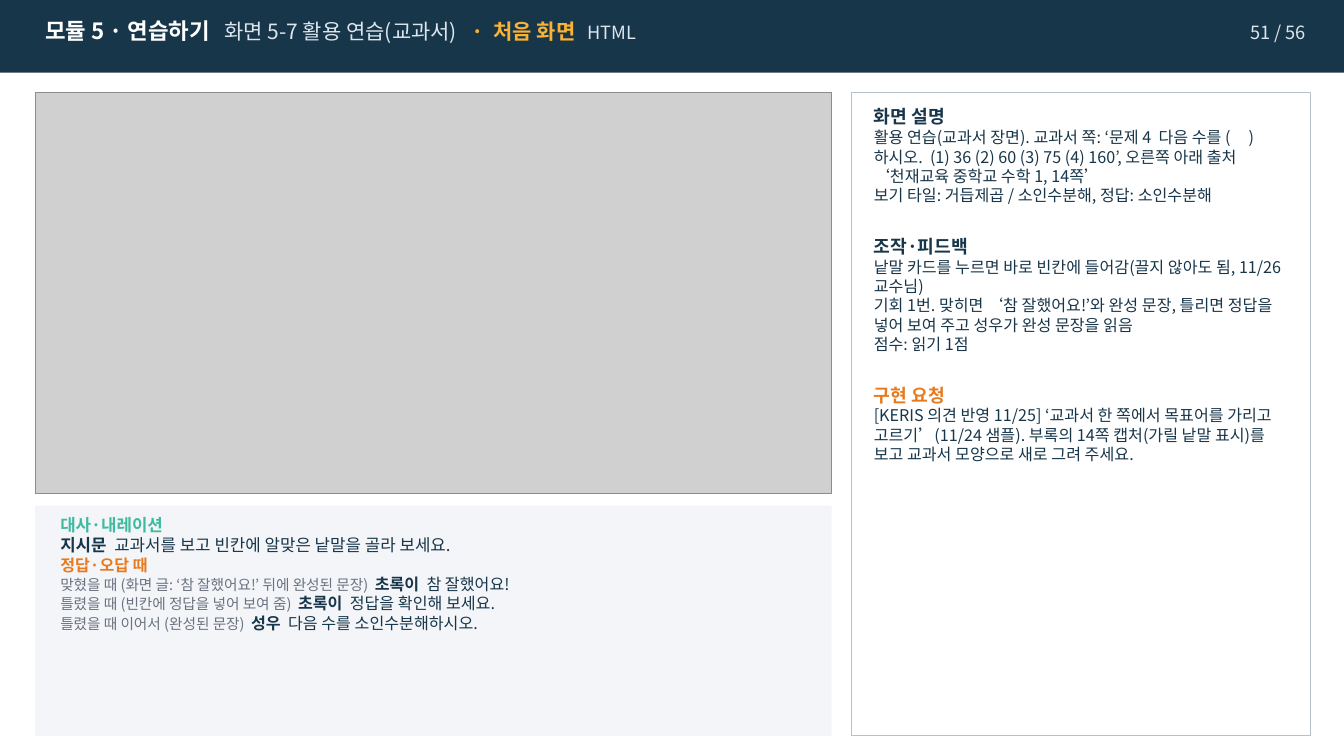
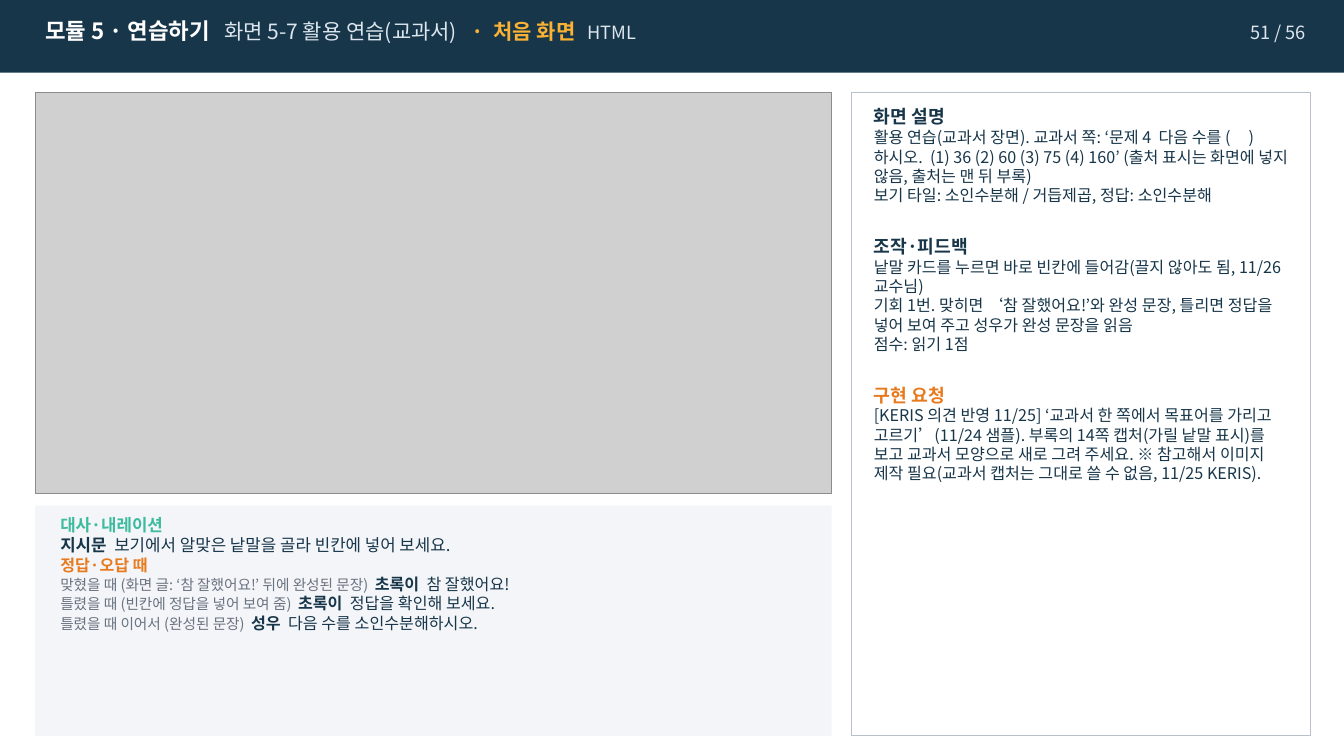
Before and after one commit to j333333766-hub/ksl-math-vocab-kit, a slide deck: slide 51 of 샘플/07차시_소인수분해_조창현_v7-1_스토리보드.pptx. Drawn at 1344x756 pixels with LibreOffice and Linux fonts; fonts in the diff are those of the drawing; grey boxes stand for pictures. Boxes give left, top, right and bottom in pixels: in the first picture for what was removed or moved away, otherwise in the second. Text is boxed around its words. In the diff, an @@ line names an element or a change of style, - is before the commit and + after.

```diff
--- a/샘플/07차시_소인수분해_조창현_v7-1_스토리보드.pptx
+++ b/샘플/07차시_소인수분해_조창현_v7-1_스토리보드.pptx
@@ text at (874, 129, 1288, 204): text changed @@
-활용 연습(교과서 장면). 교과서 쪽: ‘문제 4 다음 수를 ( ) 하시오. (1) 36 (2) 60 (3) 75 (4) 160’, 오른쪽 아래 출처 ‘천재교육 중학교 수학 1, 14쪽’
-보기 타일: 거듭제곱 / 소인수분해, 정답: 소인수분해
+활용 연습(교과서 장면). 교과서 쪽: ‘문제 4 다음 수를 ( ) 하시오. (1) 36 (2) 60 (3) 75 (4) 160’ (출처 표시는 화면에 넣지 않음, 출처는 맨 뒤 부록)
+보기 타일: 소인수분해 / 거듭제곱, 정답: 소인수분해
@@ text at (874, 407, 1272, 482): text changed @@
-[KERIS 의견 반영 11/25] ‘교과서 한 쪽에서 목표어를 가리고 고르기’(11/24 샘플). 부록의 14쪽 캡처(가릴 낱말 표시)를 보고 교과서 모양으로 새로 그려 주세요.
+[KERIS 의견 반영 11/25] ‘교과서 한 쪽에서 목표어를 가리고 고르기’(11/24 샘플). 부록의 14쪽 캡처(가릴 낱말 표시)를 보고 교과서 모양으로 새로 그려 주세요. ※ 참고해서 이미지 제작 필요(교과서 캡처는 그대로 쓸 수 없음, 11/25 KERIS).
@@ text at (60, 537, 450, 553): text changed @@
-지시문 교과서를 보고 빈칸에 알맞은 낱말을 골라 보세요.
+지시문 보기에서 알맞은 낱말을 골라 빈칸에 넣어 보세요.
```
Also in this commit, not shown: 17 other slides changed, 6 other files.
